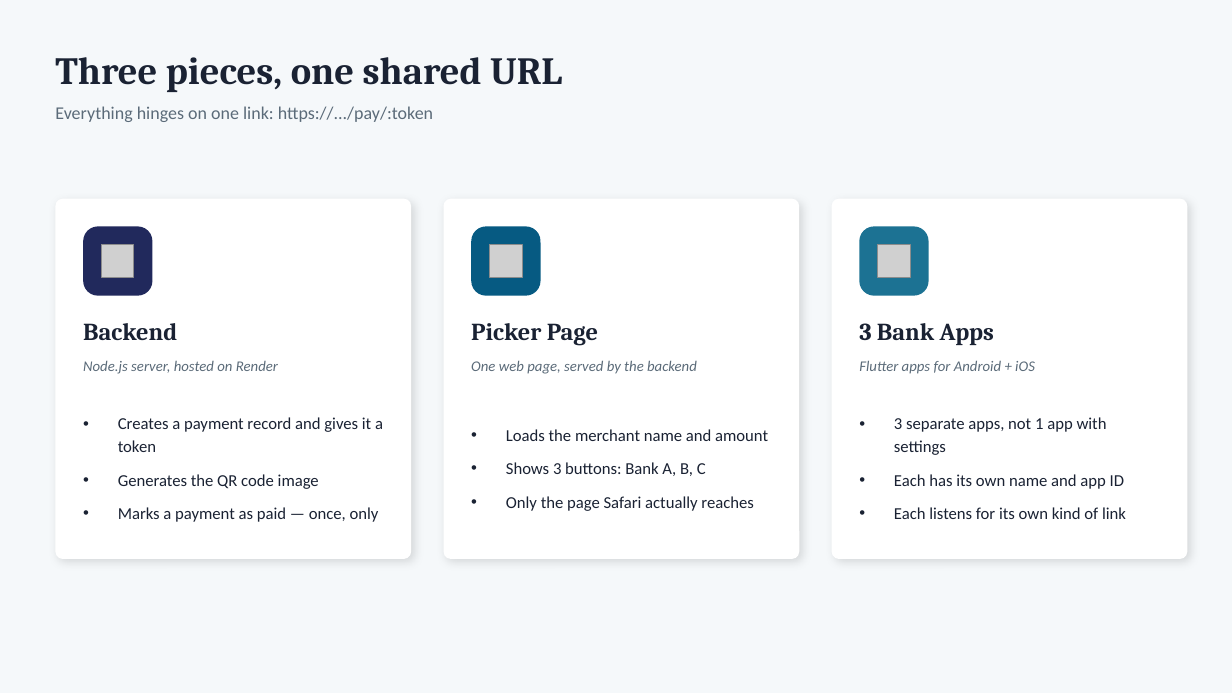
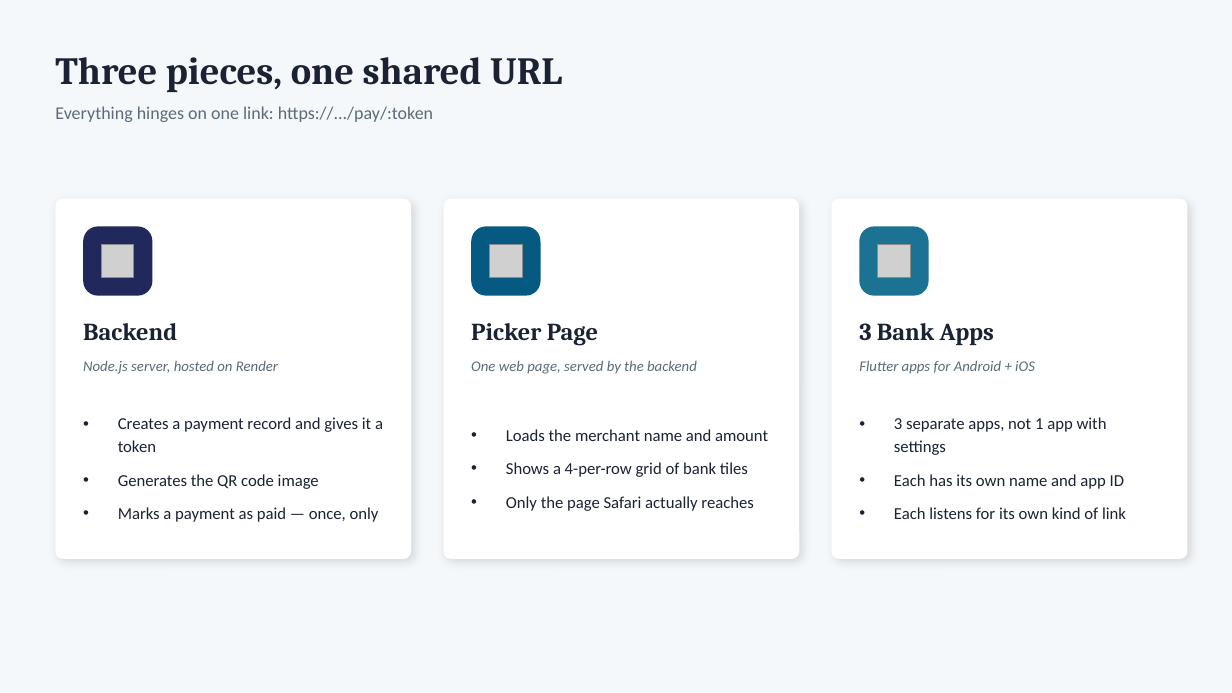
Before and after one commit to deandrehaijielim-commits/sgqr-deep-link-demo, a slide deck: slide 2 of SGQR_Deep_Linking_Simulation.pptx. Drawn at 1232x693 pixels with LibreOffice and Linux fonts; fonts in the diff are those of the drawing; grey boxes stand for pictures. Boxes give left, top, right and bottom in pixels: in the first picture for what was removed or moved away, otherwise in the second. Text is boxed around its words. In the diff, an @@ line names an element or a change of style, - is before the commit and + after.

```diff
--- a/SGQR_Deep_Linking_Simulation.pptx
+++ b/SGQR_Deep_Linking_Simulation.pptx
@@ text at [506, 462, 748, 477]: text changed @@
-• Shows 3 buttons: Bank A, B, C
+• Shows a 4-per-row grid of bank tiles
```
Also in this commit, not shown: 2 other slides changed, 2 slides added, 2 other files.
